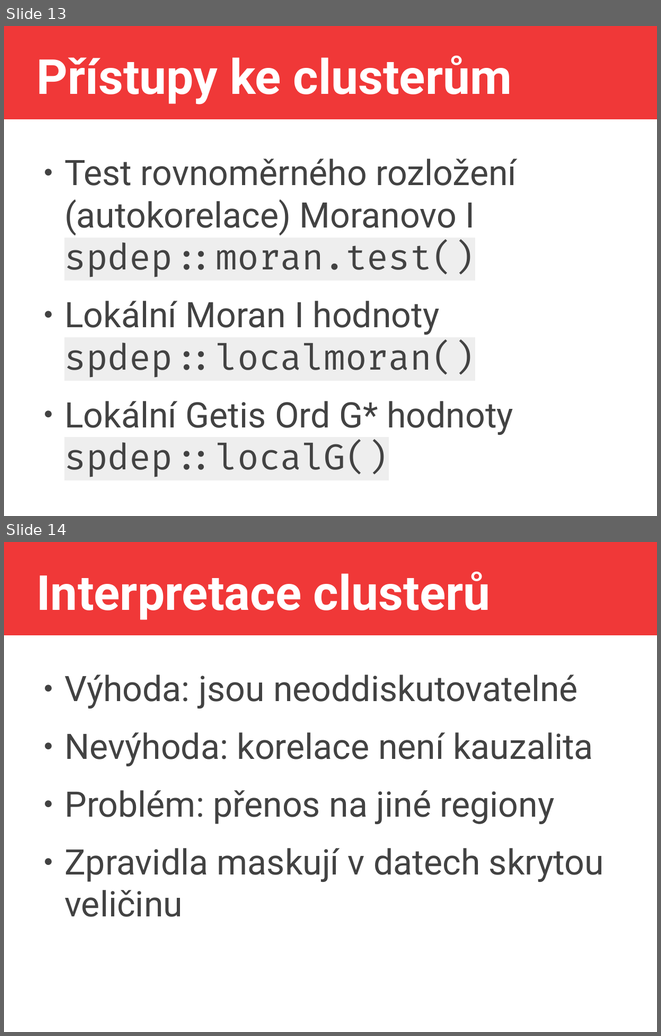
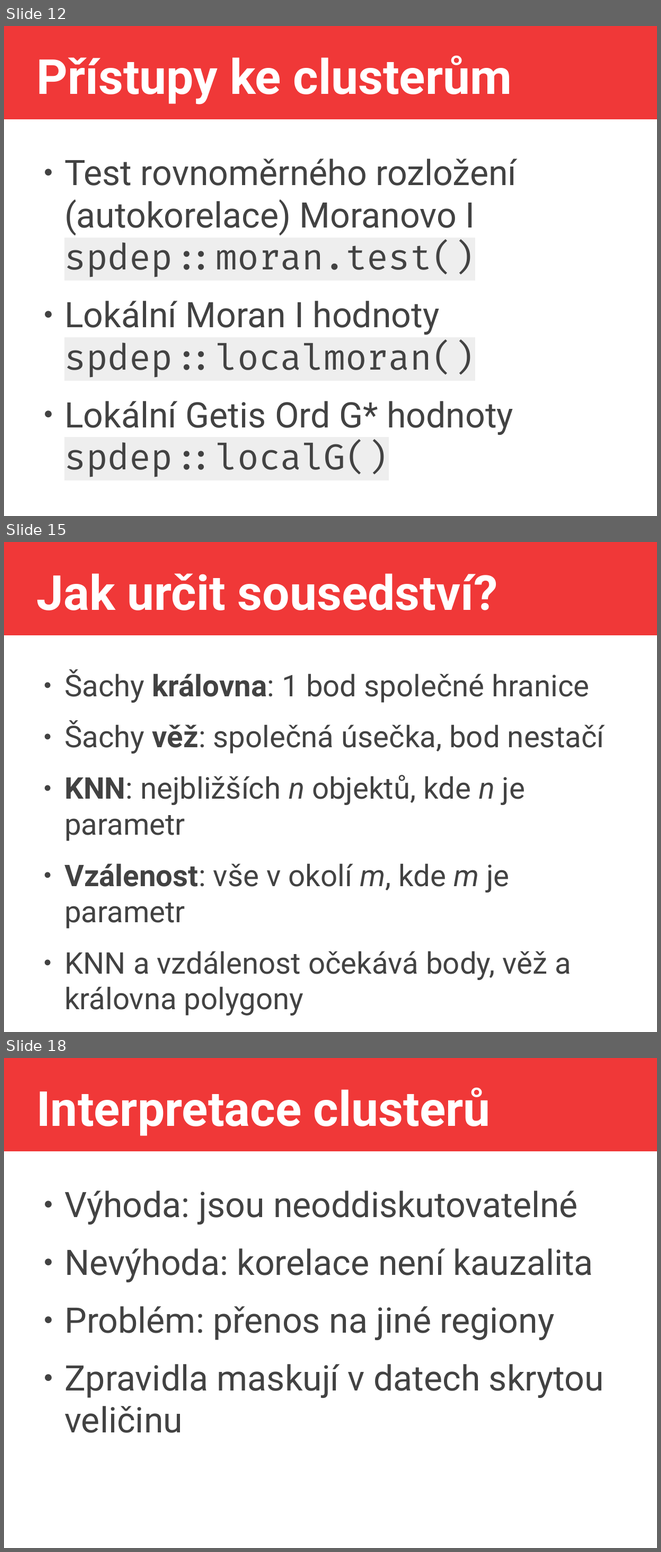
Before and after one commit to jlacko/4EK418, a slide deck: prez/4 - advanced calculations.odp. Shown one above the other, each under a label of ours: slides 13 and 14 before the commit, slides 12, 15 and 18 after it; the slides between them are not shown. The pictures are 661x1036 and 661x1552 pixels, drawn with LibreOffice and Linux fonts; fonts in the diff are those of the drawing. Boxes give left, top, right and bottom in pixels: in the first picture for what was removed or moved away, otherwise in the second. Text is boxed around its words. In the diff, an @@ line names an element or a change of style, - is before the commit and + after.

```diff
--- a/prez/4 - advanced calculations.odp
+++ b/prez/4 - advanced calculations.odp
@@ slide 15 added at (4, 542, 657, 1032), background #FFFFFF; not listed: 1 template element that a slide beside it also shows @@
@@ title added at (36, 573, 497, 610), 58.7 pt, text #FFFFFF, bold @@
+Jak určit sousedství?
@@ text added at (64, 669, 604, 980), 36.3 pt, text #424242 @@
+● Šachy královna: 1 bod společné hranice
+● Šachy věž: společná úsečka, bod nestačí
+● KNN: nejbližších n objektů, kde n je parametr
+● Vzálenost: vše v okolí m, kde m je parametr
+● KNN a vzdálenost očekává body, věž a královna polygony
@@ what was slide 13 is now slide 12 @@
@@ what was slide 14 is now slide 18 @@
```
Also in this commit, not shown: 6 slides changed, 5 other slides added, 1 slide removed, 1 other file.
